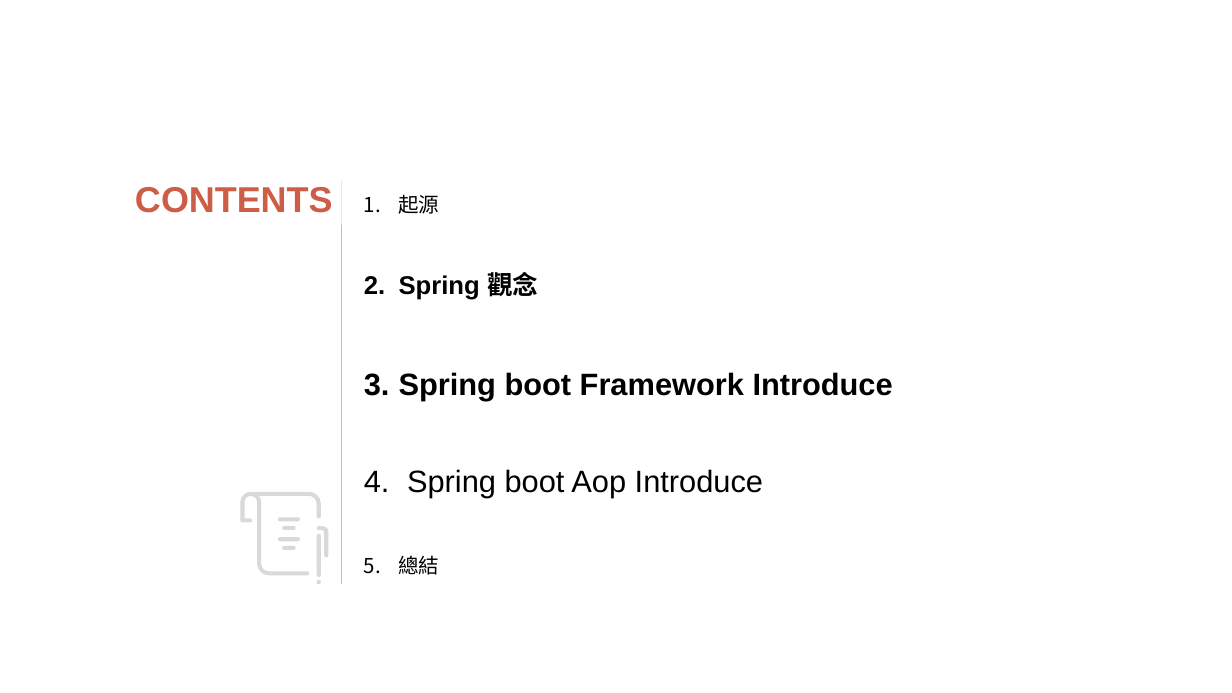
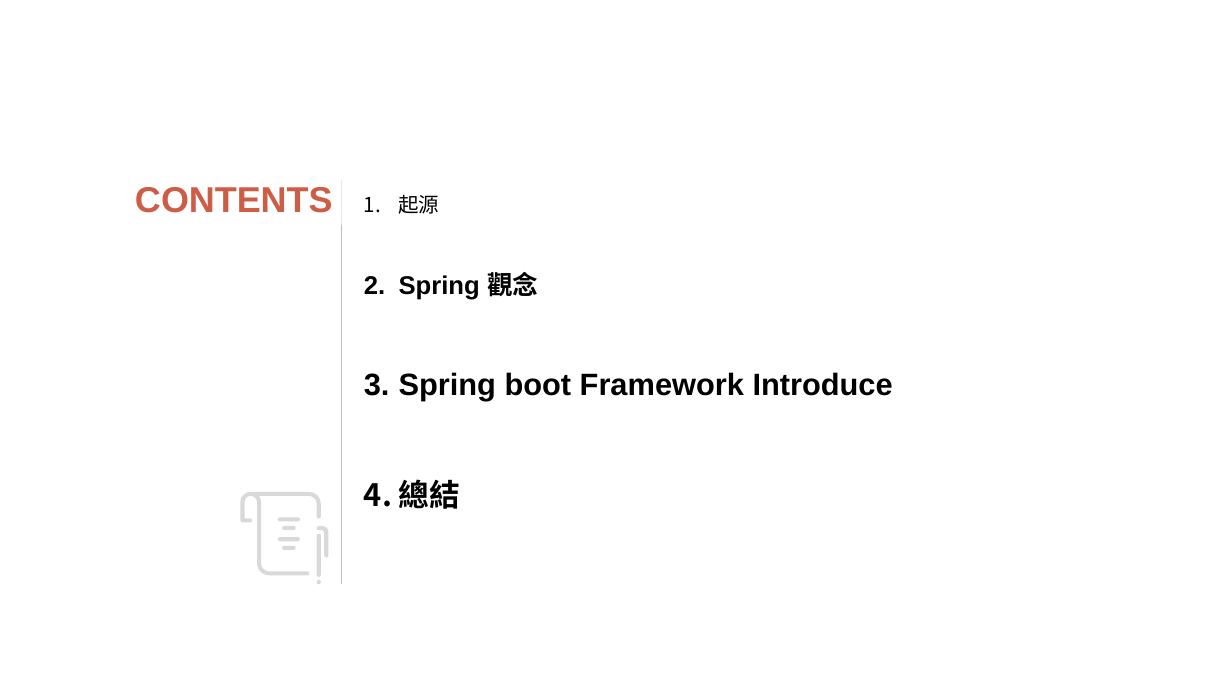
Before and after one commit to stereo720712/2021_Spring_Cloud_ReParctice, a slide deck: slide 2 of Spring_boot_introduce/Spring Boot Introduce.pptx. Drawn at 1232x693 pixels with LibreOffice and Linux fonts; fonts in the diff are those of the drawing. Boxes give left, top, right and bottom in pixels: in the first picture for what was removed or moved away, otherwise in the second. Text is boxed around its words. In the diff, an @@ line names an element or a change of style, - is before the commit and + after.

Commit message:
update spring boot ppt

```diff
--- a/Spring_boot_introduce/Spring Boot Introduce.pptx
+++ b/Spring_boot_introduce/Spring Boot Introduce.pptx
@@ text at [399,479,461,509]: size 16 to 24 pt, bold on in "總結" @@
@@ text at [407,469,763,498]: paragraph removed @@
-4. Spring boot Aop Introduce
```
Also in this commit, not shown: 2 other slides changed.
